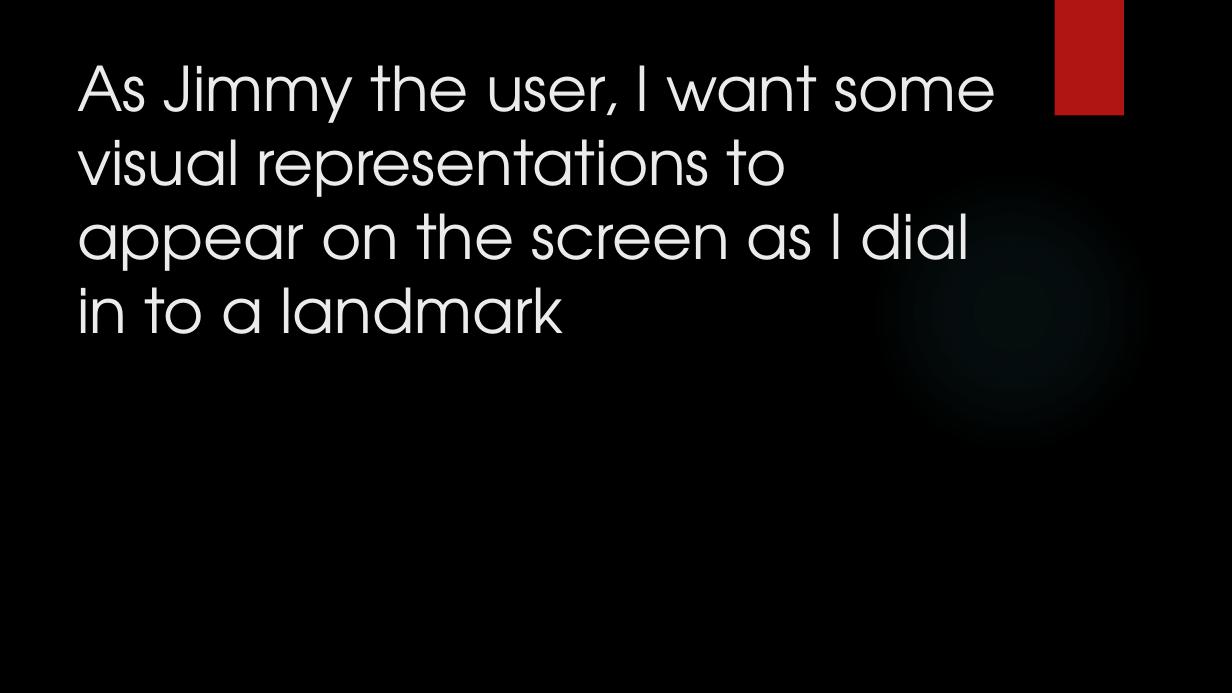
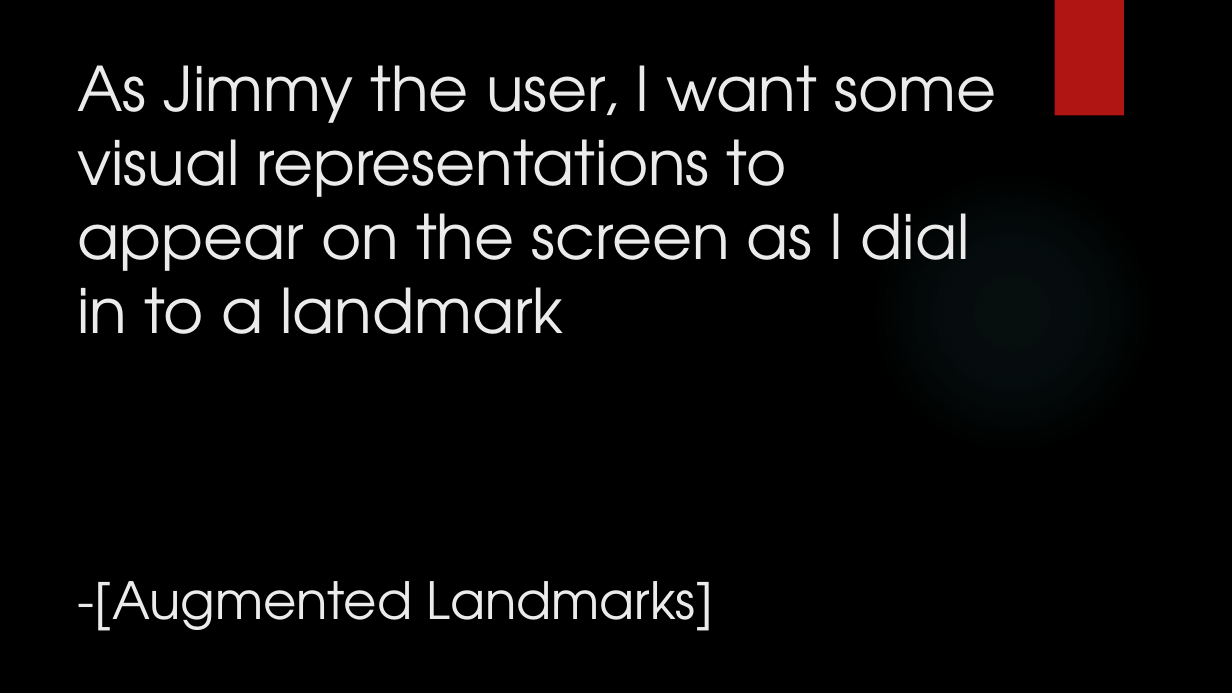
Before and after one commit to junmin-yee/Landmarked, a slide deck: slide 27 of Technology Presentation.pptx. Drawn at 1232x693 pixels with LibreOffice and Linux fonts; fonts in the diff are those of the drawing; background and template pictures are left out. Boxes give left, top, right and bottom in pixels: in the first picture for what was removed or moved away, otherwise in the second. Text is boxed around its words. In the diff, an @@ line names an element or a change of style, - is before the commit and + after.

```diff
--- a/Technology Presentation.pptx
+++ b/Technology Presentation.pptx
@@ title at box(77, 65, 996, 631): text changed @@
-As Jimmy the user, I want some visual representations to appear on the screen as I dial in to a landmark
+As Jimmy the user, I want some visual representations to appear on the screen as I dial in to a landmark
+-[Augmented Landmarks]
```
Also in this commit, not shown: 14 other slides changed.
